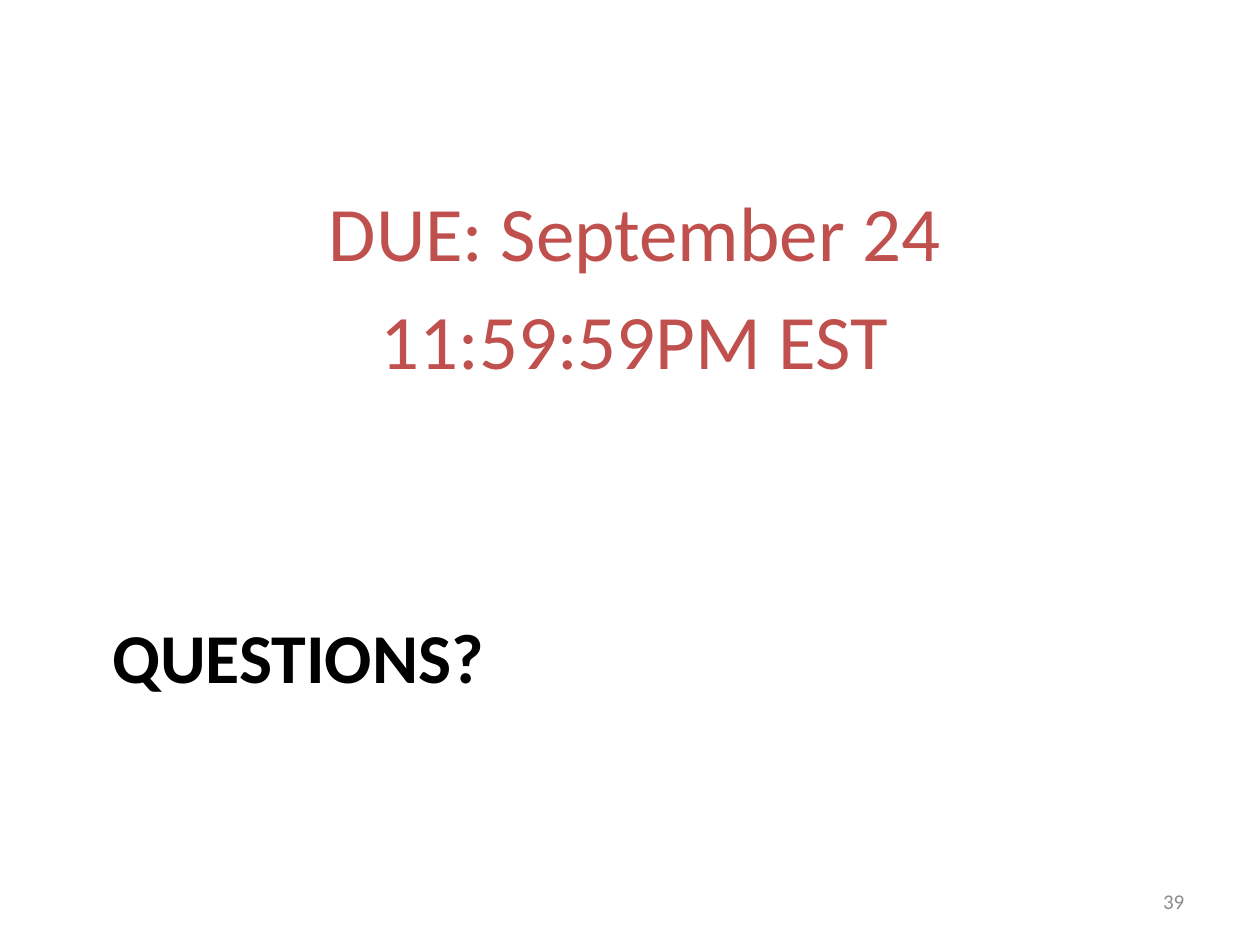
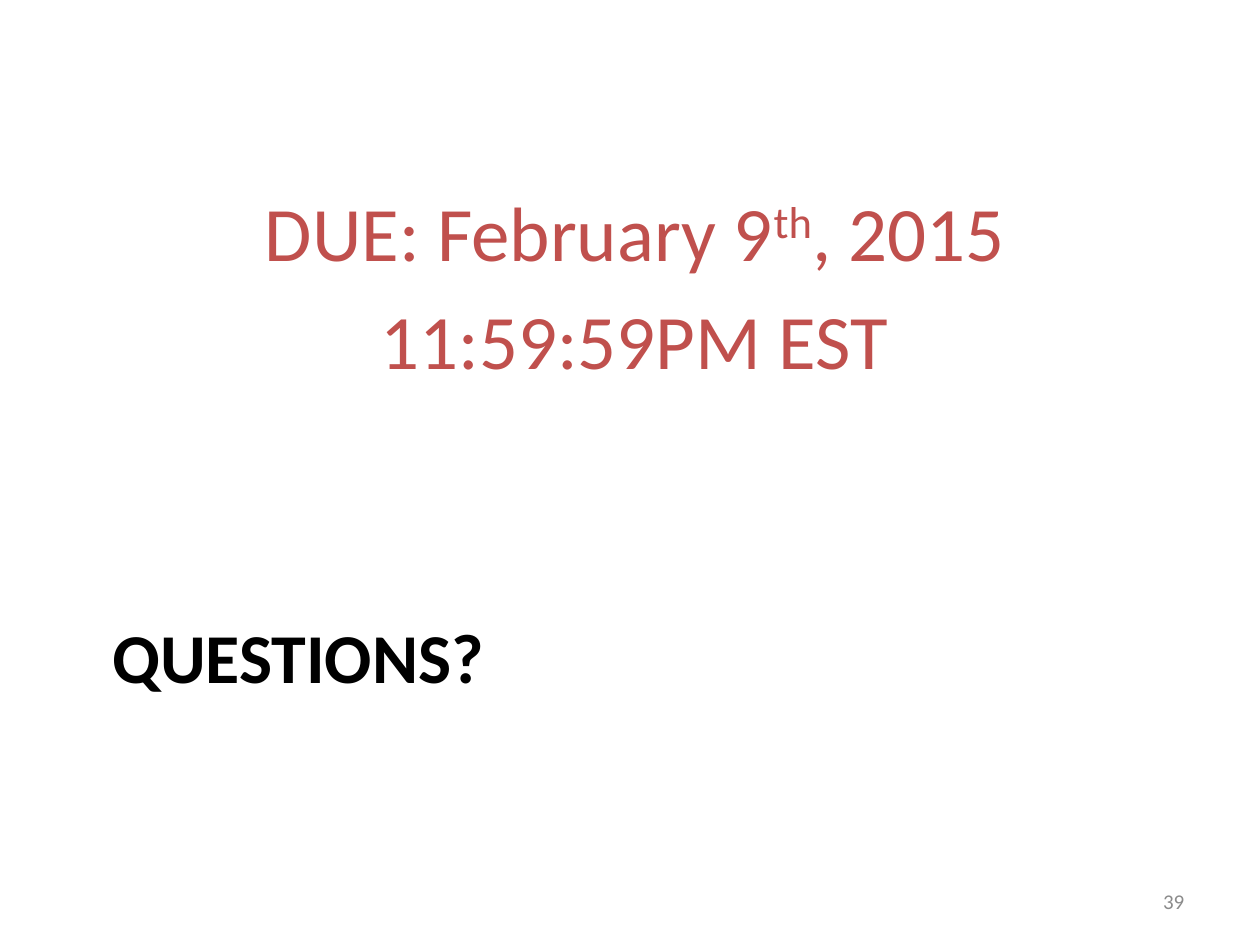
Before and after one commit to NatTuck/khoury-ntuck, a slide deck: slide 39 of courses/S14/cs5600/slides/Project1.pptx. Drawn at 1260x945 pixels with LibreOffice and Linux fonts; fonts in the diff are those of the drawing. Boxes give left, top, right and bottom in pixels: in the first picture for what was removed or moved away, otherwise in the second. Text is boxed around its words. In the diff, an @@ line names an element or a change of style, - is before the commit and + after.

```diff
--- a/courses/S14/cs5600/slides/Project1.pptx
+++ b/courses/S14/cs5600/slides/Project1.pptx
@@ text at box(265, 207, 1005, 274): text changed @@
-DUE: September 24
+DUE: February 9th, 2015
```
Also in this commit, not shown: 3 other slides changed.
